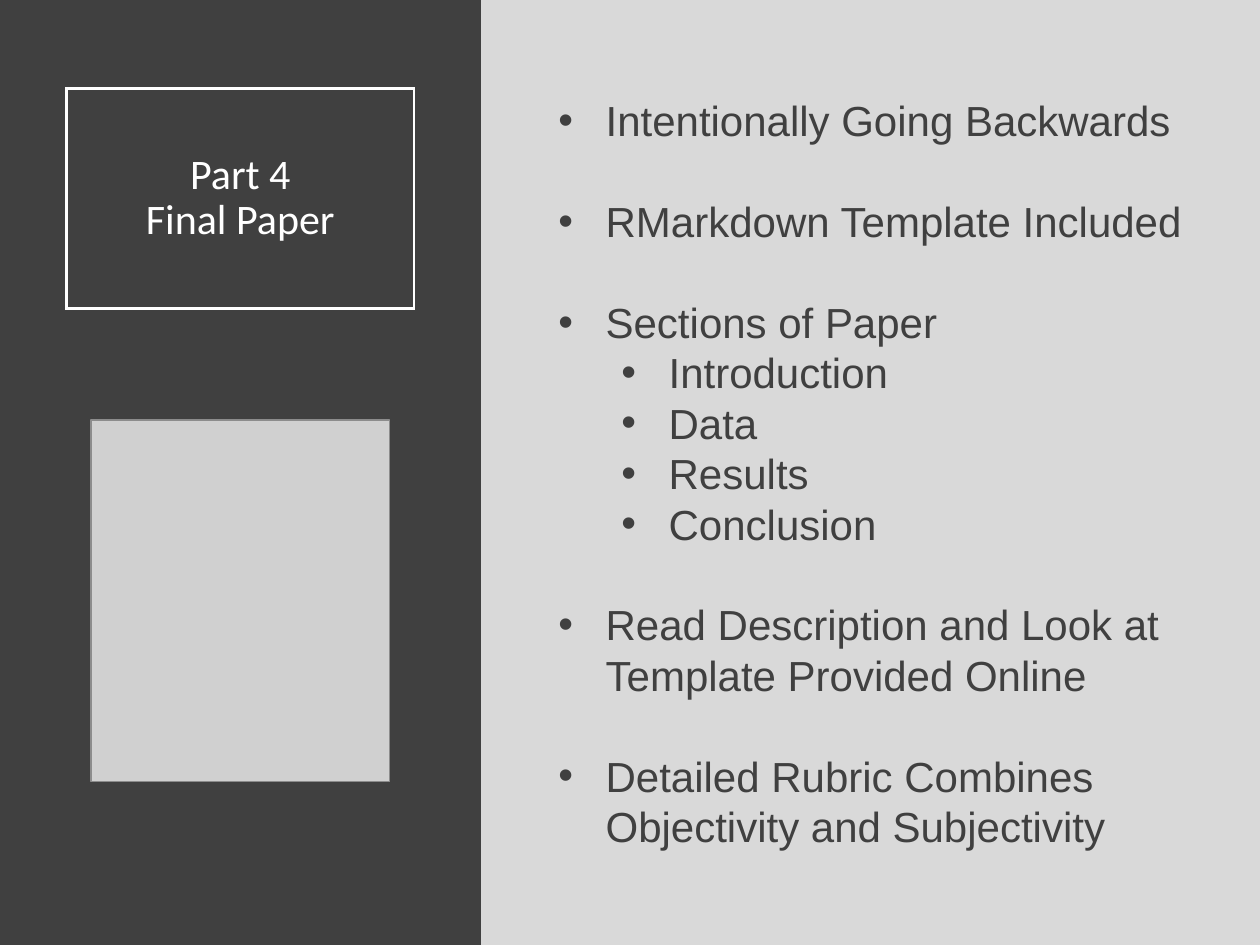
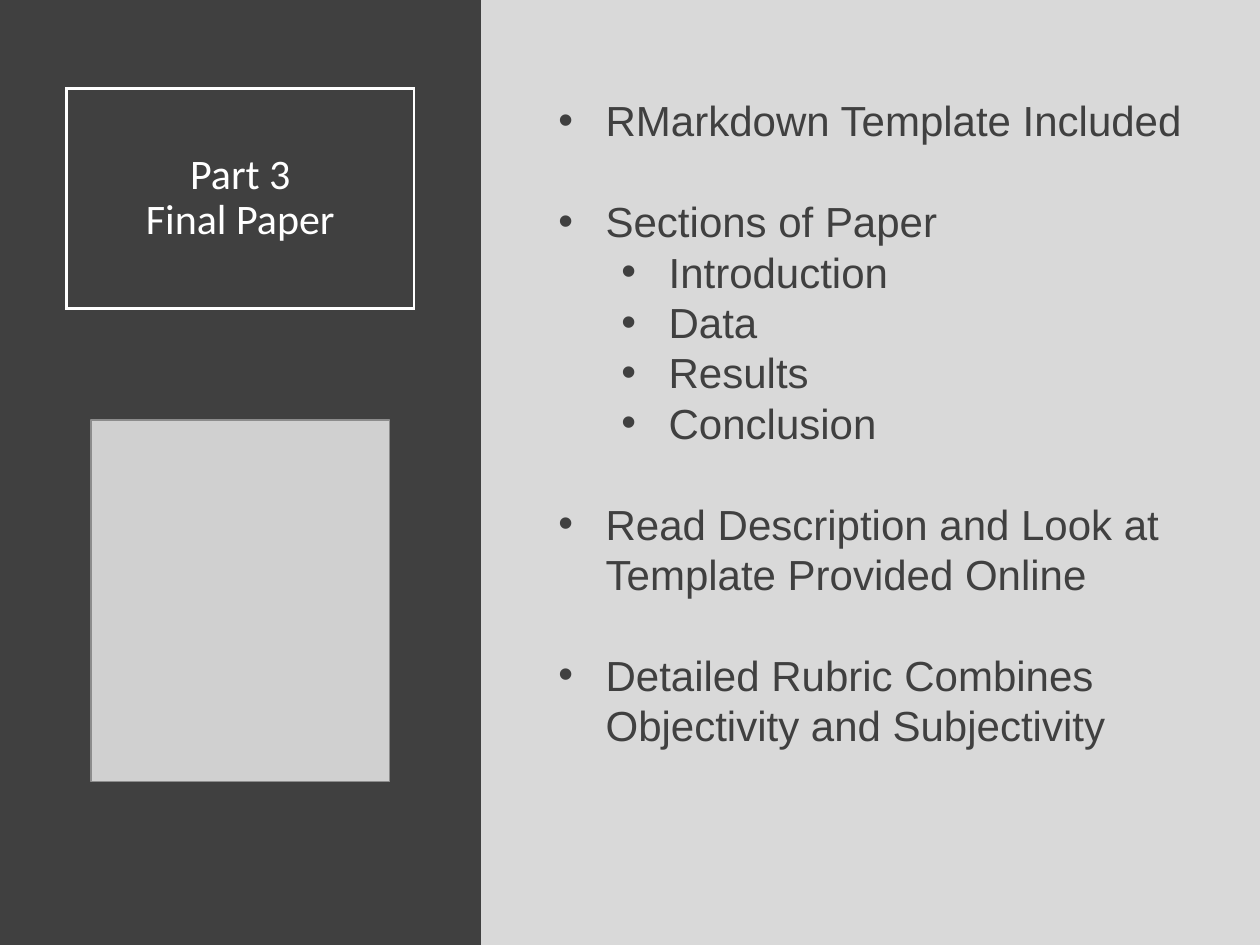
Before and after one commit to Yixf-Self/STOR320_WEBSITE, a slide deck: slide 4 of Lecture/Final Project 2/Final_Project_2_Lecture.pptx. Drawn at 1260x945 pixels with LibreOffice and Linux fonts; fonts in the diff are those of the drawing; grey boxes stand for pictures. Boxes give left, top, right and bottom in pixels: in the first picture for what was removed or moved away, otherwise in the second. Text is boxed around its words. In the diff, an @@ line names an element or a change of style, - is before the commit and + after.

```diff
--- a/Lecture/Final Project 2/Final_Project_2_Lecture.pptx
+++ b/Lecture/Final Project 2/Final_Project_2_Lecture.pptx
@@ text at <box>606,105,1170,145</box>: paragraph removed @@
-• Intentionally Going Backwards
@@ title at <box>146,161,334,241</box>: text changed @@
-Part 4
-Final Paper
+Part 3
+Final Paper
```
Also in this commit, not shown: 11 other slides changed, 10 other files.
